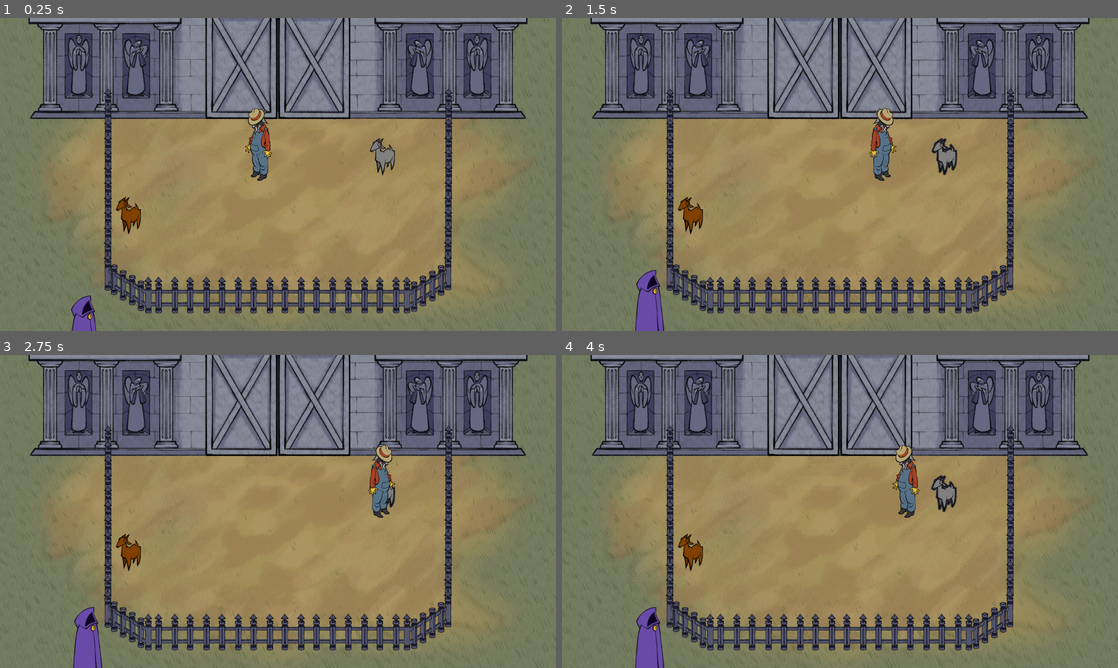
Above: before the commit, frames 1-4 (two rows, left to right).
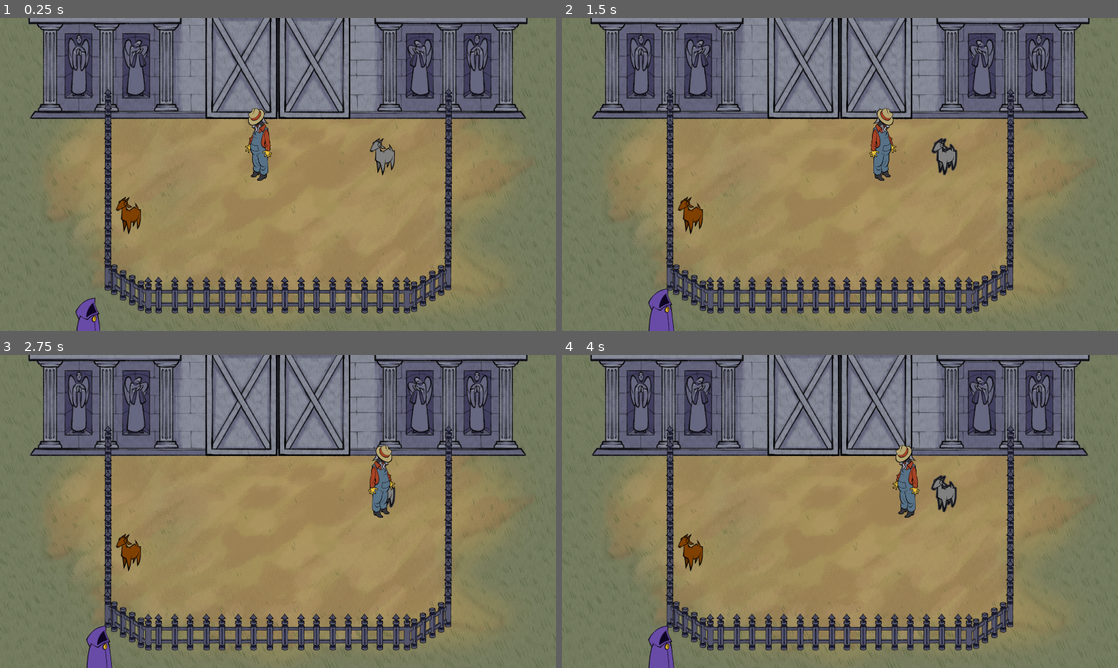
Above: after the commit, the same moments.

Repository: jadicodes/goat-game
Game: Godot game, scene res://farm/farm.tscn
Two runs of this game, one before a commit and one after it. Both use one fixed random seed, a clock stepped at 60 frames per second and the inputs below.
Inputs (mouse positions are in pixels of both pictures, inside the frame that each line leads up to):
- Up to frame 1 (0.25 s): no input
- Up to frame 2 (1.5 s): tap Enter at 0.5 s; move the mouse to (962, 158) at 0.52 s; hold D (move_right) 0.53-1.25 s; hold E (interact) 0.53-1.25 s; click (962, 158) at 0.67 s; drag from (728, 190) to (840, 80) at 1.27 s
- Up to frame 3 (2.75 s): tap Space at 2 s; move the mouse to (333, 442) at 2.02 s; hold D (move_right) from 2.03 s (still down); tap Alt at 2.1 s
- Up to frame 4 (4 s): release D (move_right) at 2.75 s; drag from (812, 574) to (689, 561) at 2.77 s; tap Enter at 3.5 s; move the mouse to (1006, 558) at 3.52 s; hold A (move_left) from 3.53 s (still down); hold E (interact) from 3.53 s (still down)

The runs differ from the first frame. In frame 1, 0.3% of the frame differs, in the area x 12-19%, y 88-100%; in frame 2, 0.8%, in the area x 13-21%, y 80-100%; in frame 3, 0.8%; in frame 4, 0.8%.

Commit message:
Fix shopper movement with resized game window

Diff:
--- a/project/shopper/state_machine/shopper_enter_state.gd
+++ b/project/shopper/state_machine/shopper_enter_state.gd
@@ -15,7 +15,7 @@
 
 func enter(_previous_state_path: String, _data := {}) -> void:
 	shopper.velocity = (
-		((get_viewport().size / 2.0) - shopper.global_position).normalized() * shopper.speed
+		((get_viewport().get_visible_rect().size / 2.0) - shopper.global_position).normalized() * shopper.speed
 	)
 
 	timer.start(5)
--- a/project/shopper/state_machine/shopper_leave_state.gd
+++ b/project/shopper/state_machine/shopper_leave_state.gd
@@ -4,7 +4,7 @@
 
 func enter(_previous_state_path: String, _data := {}) -> void:
 	shopper.velocity = (
-		(shopper.global_position - (get_viewport().size / 2.0)).normalized() * shopper.speed
+		(shopper.global_position - (get_viewport().get_visible_rect().size / 2.0)).normalized() * shopper.speed
 	)
 
 	# Disable collision so shopper can leave the screen
